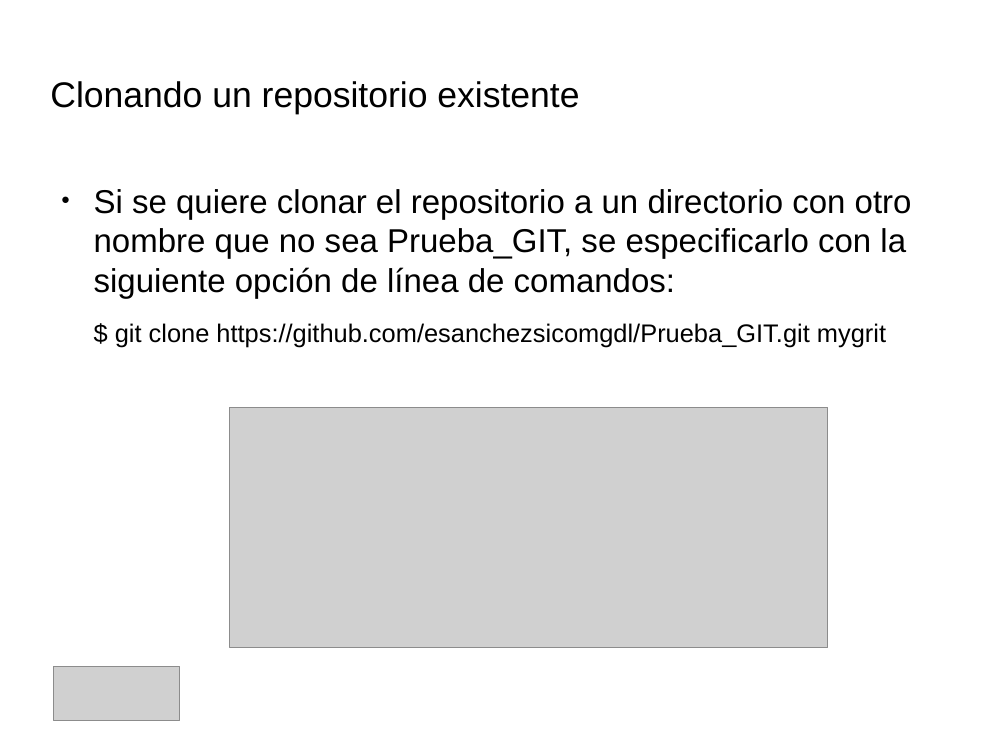
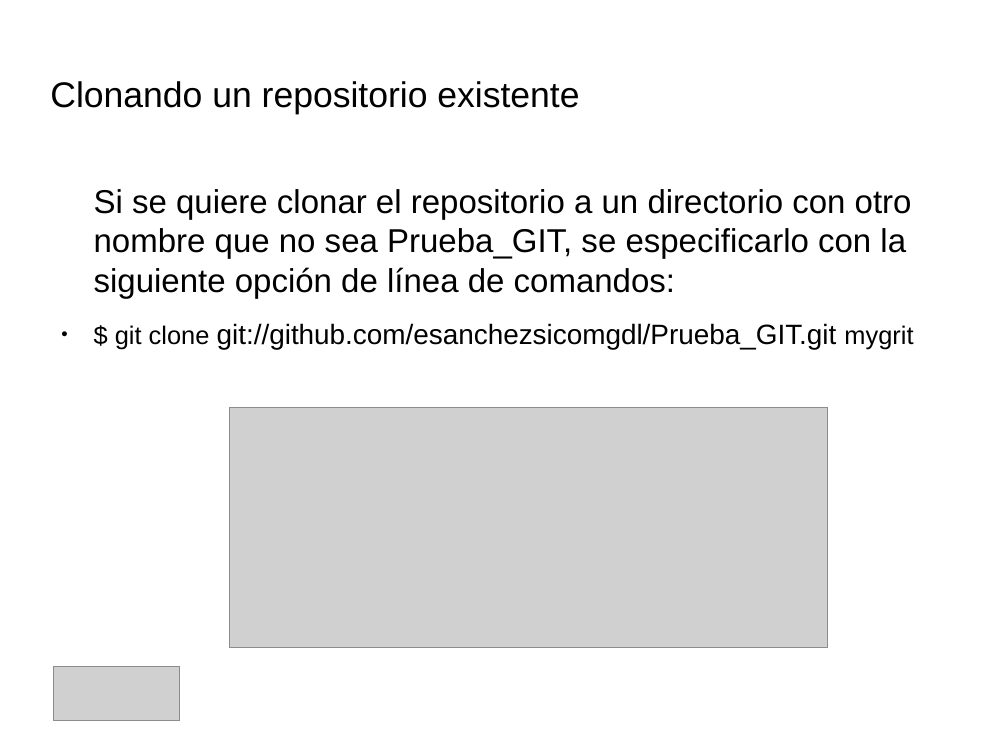
Before and after one commit to IllanPedro/Hardware, a slide deck: slide 12 of CursoGIT,GITHUB,SOURCETREE/Precentacion_Git.odp (slide 14 before the commit). Drawn at 1008x756 pixels with LibreOffice and Linux fonts; fonts in the diff are those of the drawing; grey boxes stand for pictures; background and template pictures are left out. Boxes give left, top, right and bottom in pixels: in the first picture for what was removed or moved away, otherwise in the second. Text is boxed around its words. In the diff, an @@ line names an element or a change of style, - is before the commit and + after.

```diff
--- a/CursoGIT,GITHUB,SOURCETREE/Precentacion_Git.odp
+++ b/CursoGIT,GITHUB,SOURCETREE/Precentacion_Git.odp
@@ text at bbox=[115, 323, 913, 350]: text changed; size 20 to 22 pt @@
-$ git clone https://github.com/esanchezsicomgdl/Prueba_GIT.git mygrit
+● $ git clone git://github.com/esanchezsicomgdl/Prueba_GIT.git mygrit
```
Also in this commit, not shown: 12 other slides changed, 5 slides added, 2 slides removed, 4 other files.
